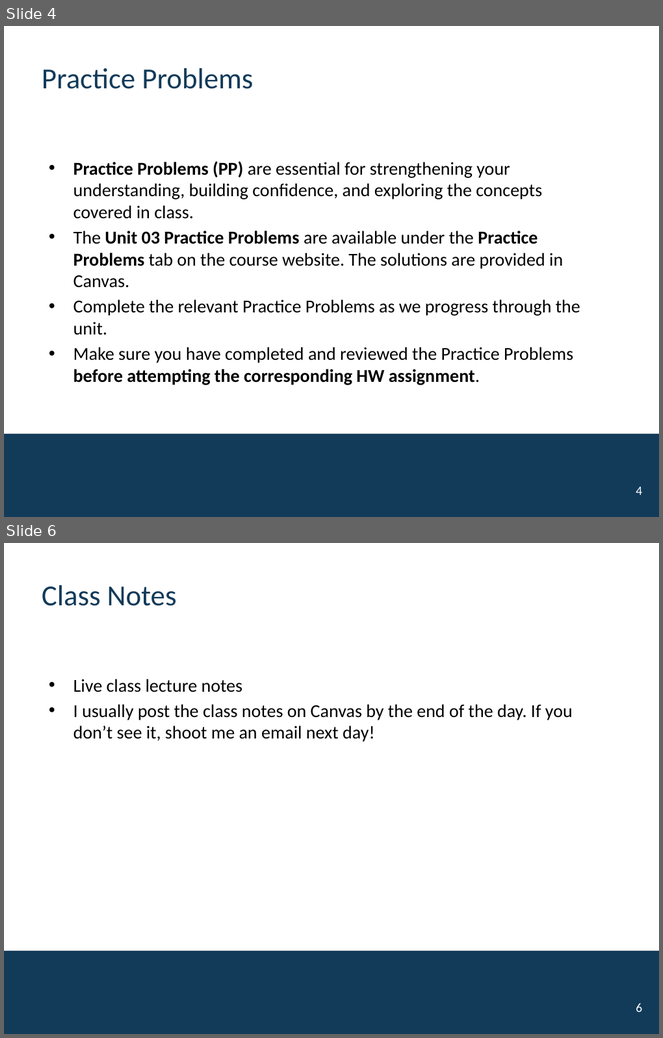
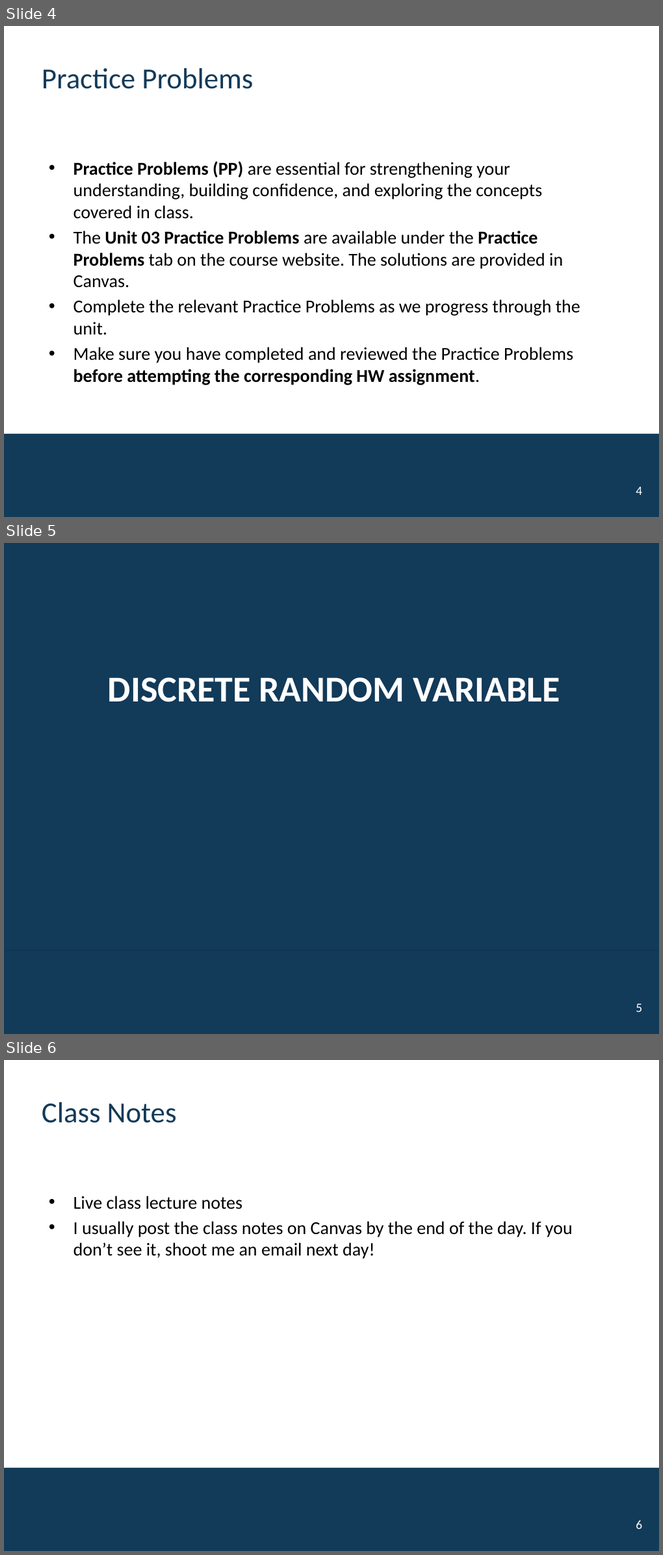
Before and after one commit to mutasim221B/CWRU-STAT-312-Fall-26, a slide deck: docs/activities/Unit-04-Discrete.pptx. Shown one above the other, each under a label of ours: slides 4 and 6 before the commit, slides 4, 5 and 6 after it; the slides between them are not shown. The pictures are 663x1038 and 663x1555 pixels, drawn with LibreOffice and Linux fonts; fonts in the diff are those of the drawing; background and template pictures are left out. Boxes give left, top, right and bottom in pixels: in the first picture for what was removed or moved away, otherwise in the second. Text is boxed around its words. In the diff, an @@ line names an element or a change of style, - is before the commit and + after.

```diff
--- a/docs/activities/Unit-04-Discrete.pptx
+++ b/docs/activities/Unit-04-Discrete.pptx
@@ slide 5 added at (4, 543, 659, 1034), background #123A59; not listed: 1 template element that a slide beside it also shows @@
@@ title added at (108, 678, 560, 702), 40 pt, text #FFFFFF, bold @@
+DISCRETE RANDOM VARIABLE
@@ page number added at (636, 1004, 642, 1012), 14 pt, text #FFFFFF @@
+5
```
Also in this commit, not shown: 1 other slide added, 1 slide removed, 8 other files.
